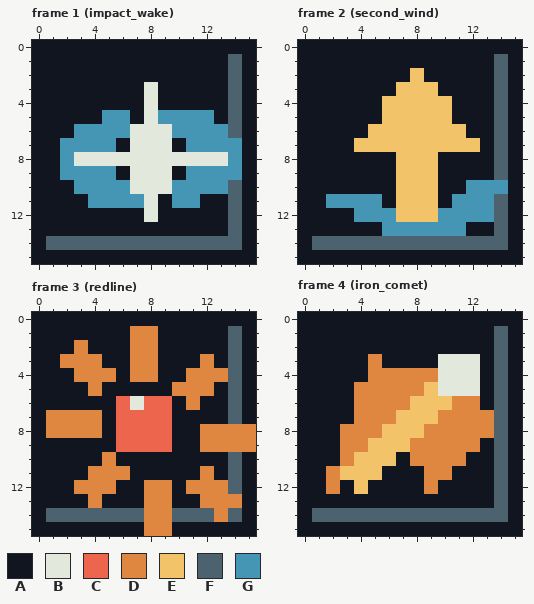
Two states of a pixel-art file, assets/source-art/power_icons_002b.aseprite. Above: the version before the commit.
16x16 pixels, 6 frames. Shown: frame 1 (impact_wake), frame 2 (second_wind), frame 3 (redline), frame 4 (iron_comet). The commit also changed other frames, which this record leaves out.
Palette (. is transparent): A #10151f  B #e3e8dc  C #ed654c  D #df8740  E #f3c36a  F #4c626e  G #4595b5
Pixels before, frame 1 (impact_wake), first column x 0:
 0 AAAAAAAAAAAAAAAA
 1 AAAAAAAAAAAAAAFA
 2 AAAAAAAAAAAAAAFA
 3 AAAAAAAABAAAAAFA
 4 AAAAAAAABAAAAAFA
 5 AAAAAGGABGGGGAFA
 6 AAAGGGGBBBGGGGFA
 7 AAGGGGABBBAGGGGA
 8 AAGBBBBBBBBBBBGA
 9 AAGGGGABBBAGGGGA
10 AAAGGGGBBBGGGGFA
11 AAAAGGGGBAGGAAFA
12 AAAAAAAABAAAAAFA
13 AAAAAAAAAAAAAAFA
14 AFFFFFFFFFFFFFFA
15 AAAAAAAAAAAAAAAA
Pixels before, frame 2 (second_wind), first column x 0:
 0 AAAAAAAAAAAAAAAA
 1 AAAAAAAAAAAAAAFA
 2 AAAAAAAAEAAAAAFA
 3 AAAAAAAEEEAAAAFA
 4 AAAAAAEEEEEAAAFA
 5 AAAAAAEEEEEAAAFA
 6 AAAAAEEEEEEEAAFA
 7 AAAAEEEEEEEEEAFA
 8 AAAAAAAEEEAAAAFA
 9 AAAAAAAEEEAAAAFA
10 AAAAAAAEEEAAGGGA
11 AAGGGGAEEEAGGGFA
12 AAAAGGGEEEGGGGFA
13 AAAAAAGGGGGGAAFA
14 AFFFFFFFFFFFFFFA
15 AAAAAAAAAAAAAAAA
Pixels before, frame 3 (redline), first column x 0:
 0 AAAAAAAAAAAAAAAA
 1 AAAAAAADDAAAAAFA
 2 AAADAAADDAAAAAFA
 3 AADDDAADDAAADAFA
 4 AAADDDADDAADDDFA
 5 AAAADAAAAADDDAFA
 6 AAAAAACBCCADAAFA
 7 ADDDDACCCCAAAAFA
 8 ADDDDACCCCAADDDD
 9 AAAAAACCCCAADDDD
10 AAAAADAAAAAAAAFA
11 AAAADDDAAAAADAFA
12 AAADDDAADDADDDFA
13 AAAADAAADDAADDDA
14 AFFFFFFFDDFFFDFA
15 AAAAAAAADDAAAAAA
Pixels before, frame 4 (iron_comet), first column x 0:
 0 AAAAAAAAAAAAAAAA
 1 AAAAAAAAAAAAAAFA
 2 AAAAAAAAAAAAAAFA
 3 AAAAADAAAABBBAFA
 4 AAAAADDDDDBBBAFA
 5 AAAADDDDDEBBBAFA
 6 AAAADDDDEEEDDAFA
 7 AAAADDDEEEDDDDFA
 8 AAADDDEEEDDDDDFA
 9 AAADDEEEDDDDDAFA
10 AAADEEEADDDDAAFA
11 AADEEEAAADDAAAFA
12 AADAEAAAADAAAAFA
13 AAAAAAAAAAAAAAFA
14 AFFFFFFFFFFFFFFA
15 AAAAAAAAAAAAAAAA
After:
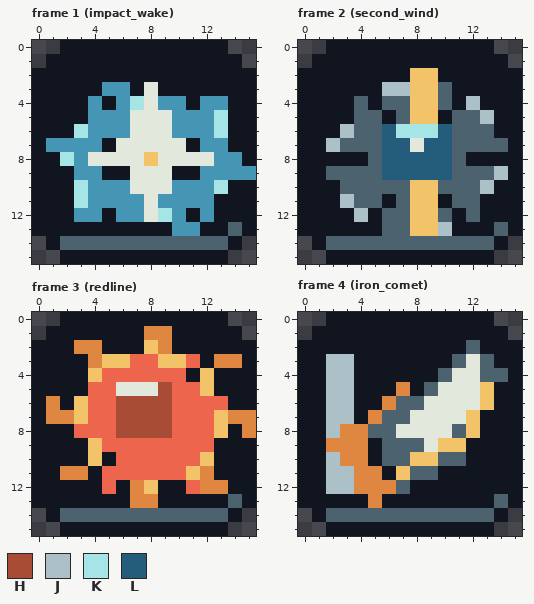
Colours new in this view: H #a94c35  J #abc0c7  K #a5e5e5  L #245c7b
The edit:
Changed rows in their new state; - is an unchanged pixel.
Frame 1 (impact_wake):
first column x 0:
 0 ..------------..
 1 .-------------A.
 2 --------------A-
 3 -----GG-------A-
 4 ----G-GK-GG-GGA-
 5 ----G--B-B---KA-
 6 ---K---------KA-
 7 -G---AB---BA--A-
 8 --KG----E----G--
 9 --A--A-----A---G
10 ---K---------KA-
11 ---K-----G--G-A-
12 ---GG-GG-KG-G-A-
13 ----------GG----
14 .A------------A.
15 ..------------..
Frame 2 (second_wind):
first column x 0:
 0 ..------------..
 1 .-------------A.
 2 ---------E----A-
 3 ------JJ--F---A-
 4 ----F-FF--F-J-A-
 5 ----FFAF--AFFJA-
 6 ---JFFLKKKLFFFA-
 7 --JFFFLLBLLFFF--
 8 -----FLLLLLF--A-
 9 --FFFFLLLLLFFFJ-
10 ---FFFFF--FFFJA-
11 --AJFF-F---FFAA-
12 ----JAFF--FAFAA-
13 ------FFEEJA----
14 .A------------A.
15 ..------------..
Frame 3 (redline):
first column x 0:
 0 ..------------..
 1 .------A-D----A.
 2 ----D--AED----A-
 3 --AA-EECCEECADD-
 4 ---AECCCCCCAEAA-
 5 ----CCBBBHCCE-A-
 6 -D-ECCHHHHCCCCA-
 7 ---ECCHHHHCCCEDD
 8 -AACCCHHHHCCCEA-
 9 ----EC----CCCAAA
10 ----EACCCCCCE-A-
11 --DDACCCCCCE--A-
12 ---AAC-DEA-C--A-
13 ----A--D-A--AAF-
14 .A------FF---FA.
15 ..------AA----..
Frame 4 (iron_comet):
first column x 0:
 0 ..------------..
 1 .-------------A.
 2 ------------F-A-
 3 --JJ-A----AF-FA-
 4 --JJ-AAAAAF--F--
 5 --JJAAA-AF---EA-
 6 --JJAA-FFBBBBEA-
 7 --JJA-FFBBBBEAA-
 8 --J--FFBBBBFEAA-
 9 --D--AFFFBEEA-A-
10 --J-DAFFEEFF--A-
11 --JJDD-EFFA---A-
12 --JJDDDF-A----A-
13 -----D----------
14 .A------------A.
15 ..------------..
Pixel boxes of the changes (left, top, right, bottom) in both pictures:
changed: (32, 40, 256, 264)
changed: (298, 40, 522, 264)
changed: (32, 312, 256, 536)
changed: (298, 312, 522, 536)
